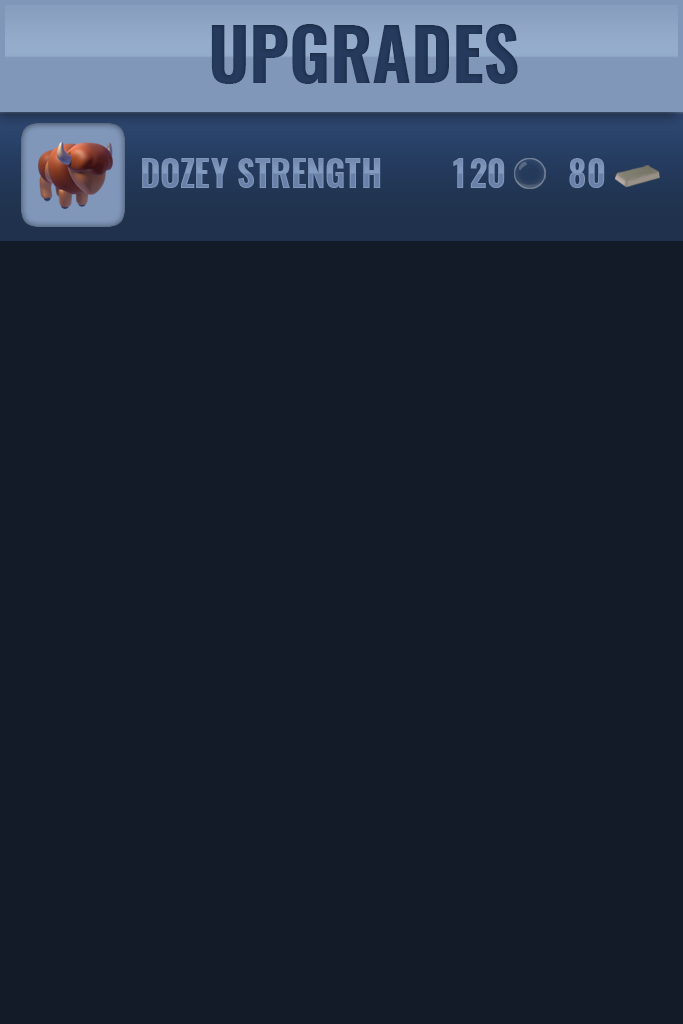
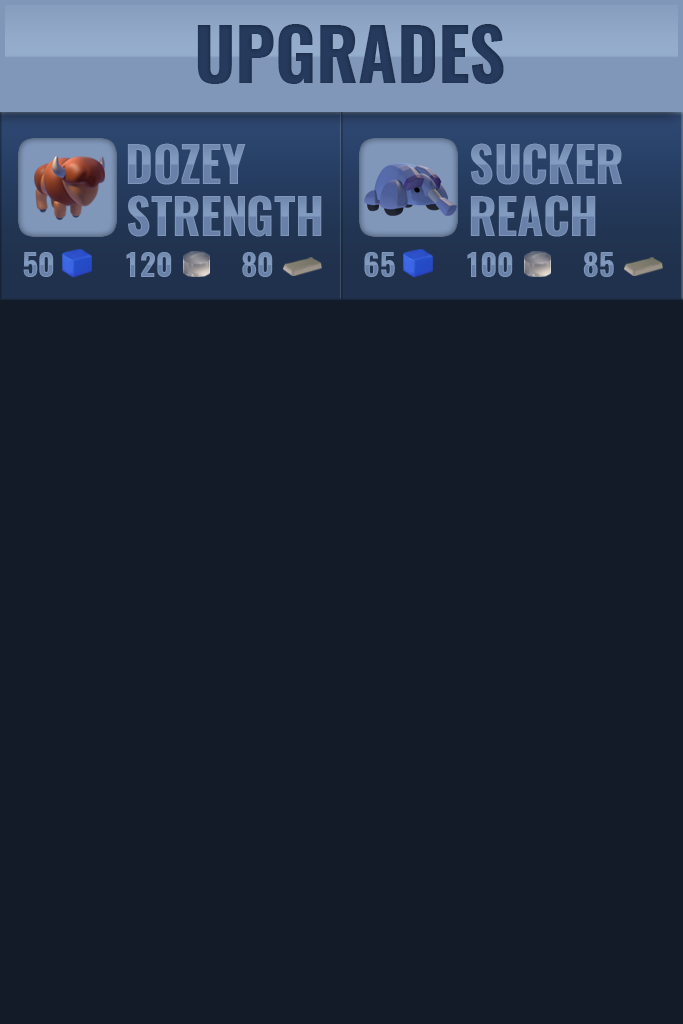
Revision of a layered 683 x 1024 image; what changed, layer by layer:
moved "DOZEY STRENGTH" (1st of 2, in "long") into group "long" over [142, 158, 381, 188]
moved "UPGRADES" (1st of 2, in "long") into group "long" over [211, 24, 518, 84]
removed layer "Layer 1" over [197, 24, 518, 84]
renamed "Layer 6" to "Layer 12", moved it into group "long" over [21, 123, 125, 227]
renamed "Layer 2" to "Layer 11", moved it into group "long" over [0, 112, 683, 241]
added group "square" with 26 layers above "Background" over [0, 24, 683, 300]
added group "top" (1st of 2, in "square") with 2 layers in group "square" over [197, 24, 518, 84]
added layer "UPGRADES" (2nd of 2, in "square" › "top") in group "top" over [197, 24, 504, 84]
added layer "top" (2nd of 2, in "square" › "top") in group "top" over [197, 24, 518, 84]
added group "button copy" with 10 layers in group "square" over [341, 112, 683, 300]
added layer "SUCKER REACH" in group "button copy" over [470, 143, 622, 237]
added layer "charBG" (1st of 2, in "square" › "button copy") in group "button copy" over [359, 138, 458, 237]
added group "resources" (1st of 2, in "square" › "button copy") with 5 layers in group "button copy" over [364, 249, 663, 278]
added layer "65 100 85" in group "resources" over [364, 252, 614, 277]
added layer "Layer 2 copy" (1st of 2, in "square" › "button copy") in group "button copy" over [341, 112, 683, 300]
added group "button" with 11 layers in group "square" over [0, 112, 454, 300]
added layer "DOZEY STRENGTH copy" in group "button" over [127, 143, 322, 237]
added layer "charBG" (2nd of 2, in "square" › "button") in group "button" over [18, 138, 117, 237]
added group "resources" (2nd of 2, in "square" › "button") with 5 layers in group "button" over [23, 249, 322, 278]
added layer "50 120 80" in group "resources" over [23, 252, 273, 277]
added layer "Layer 2 copy" (2nd of 2, in "square" › "button") in group "button" over [0, 112, 342, 300]
…and 14 more changes (10 added, 4 stack)
